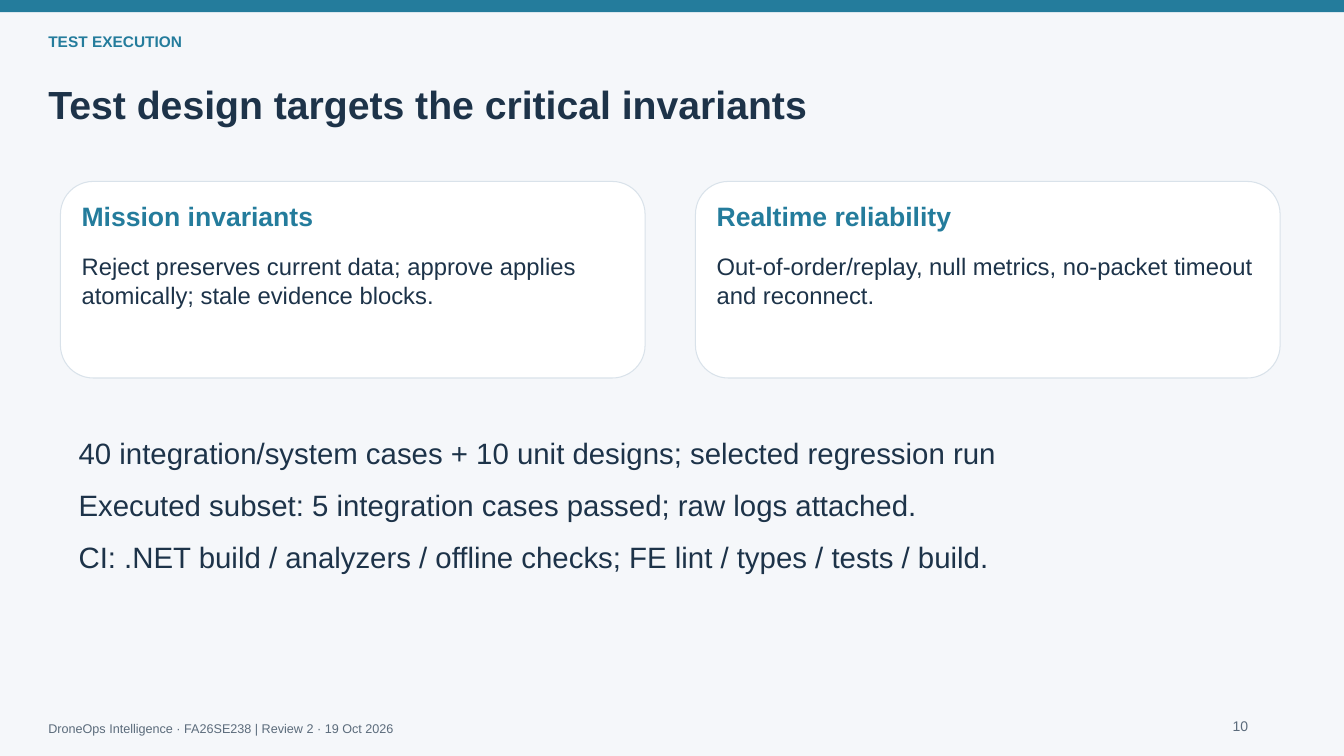
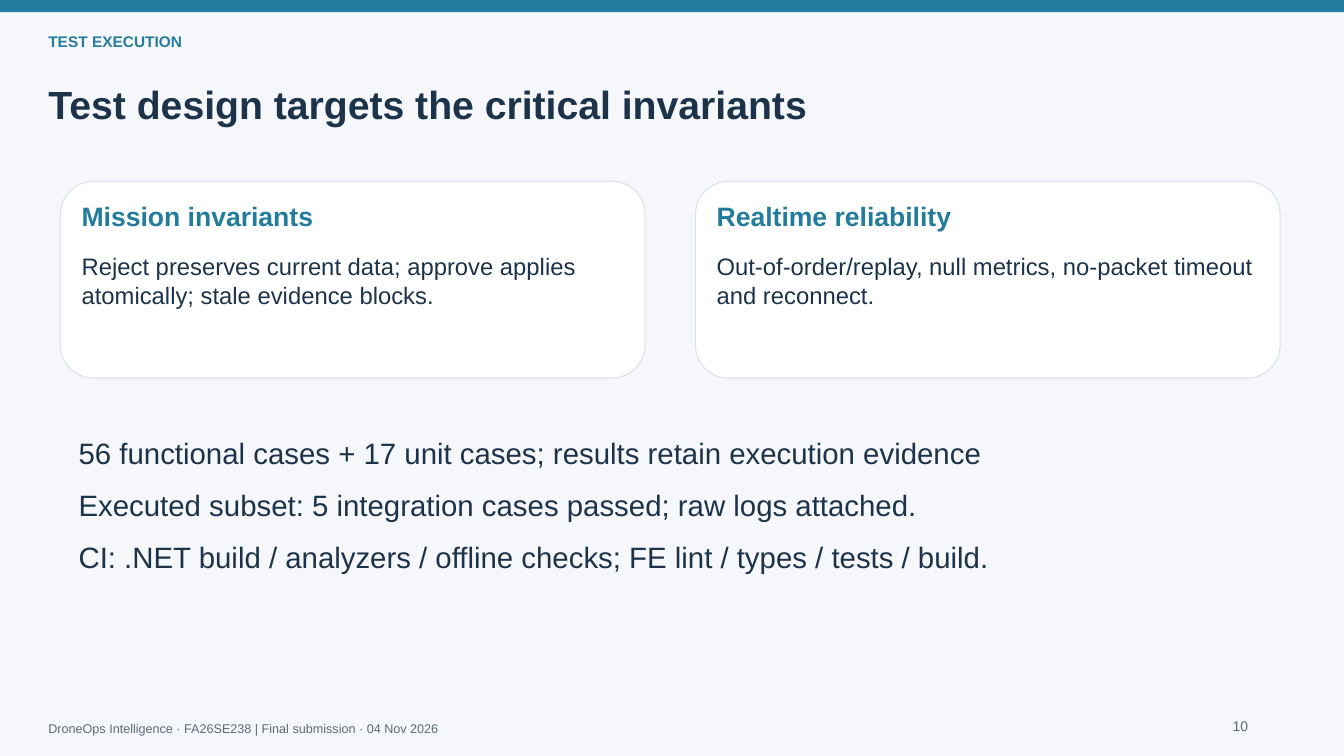
Before and after one commit to alexLe2802/DroneOps-Intelligence-, a slide deck: slide 17 of docs/slides/DroneOps_Review2.pptx. Drawn at 1344x756 pixels with LibreOffice and Linux fonts; fonts in the diff are those of the drawing. Boxes give left, top, right and bottom in pixels: in the first picture for what was removed or moved away, otherwise in the second. Text is boxed around its words. In the diff, an @@ line names an element or a change of style, - is before the commit and + after.

```diff
--- a/docs/slides/DroneOps_Review2.pptx
+++ b/docs/slides/DroneOps_Review2.pptx
@@ text at box(79, 442, 981, 468): text changed @@
-40 integration/system cases + 10 unit designs; selected regression run
+56 functional cases + 17 unit cases; results retain execution evidence
@@ text at box(48, 724, 438, 736): text changed @@
-DroneOps Intelligence · FA26SE238 | Review 2 · 19 Oct 2026
+DroneOps Intelligence · FA26SE238 | Final submission · 04 Nov 2026
```
Also in this commit, not shown: 19 other slides changed, 2 slides added, 35 other files.
